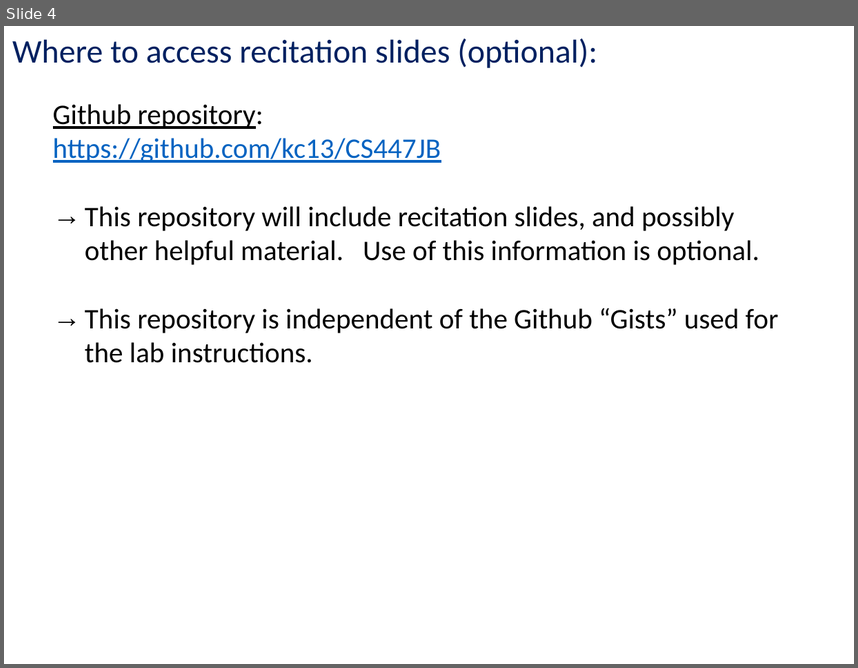
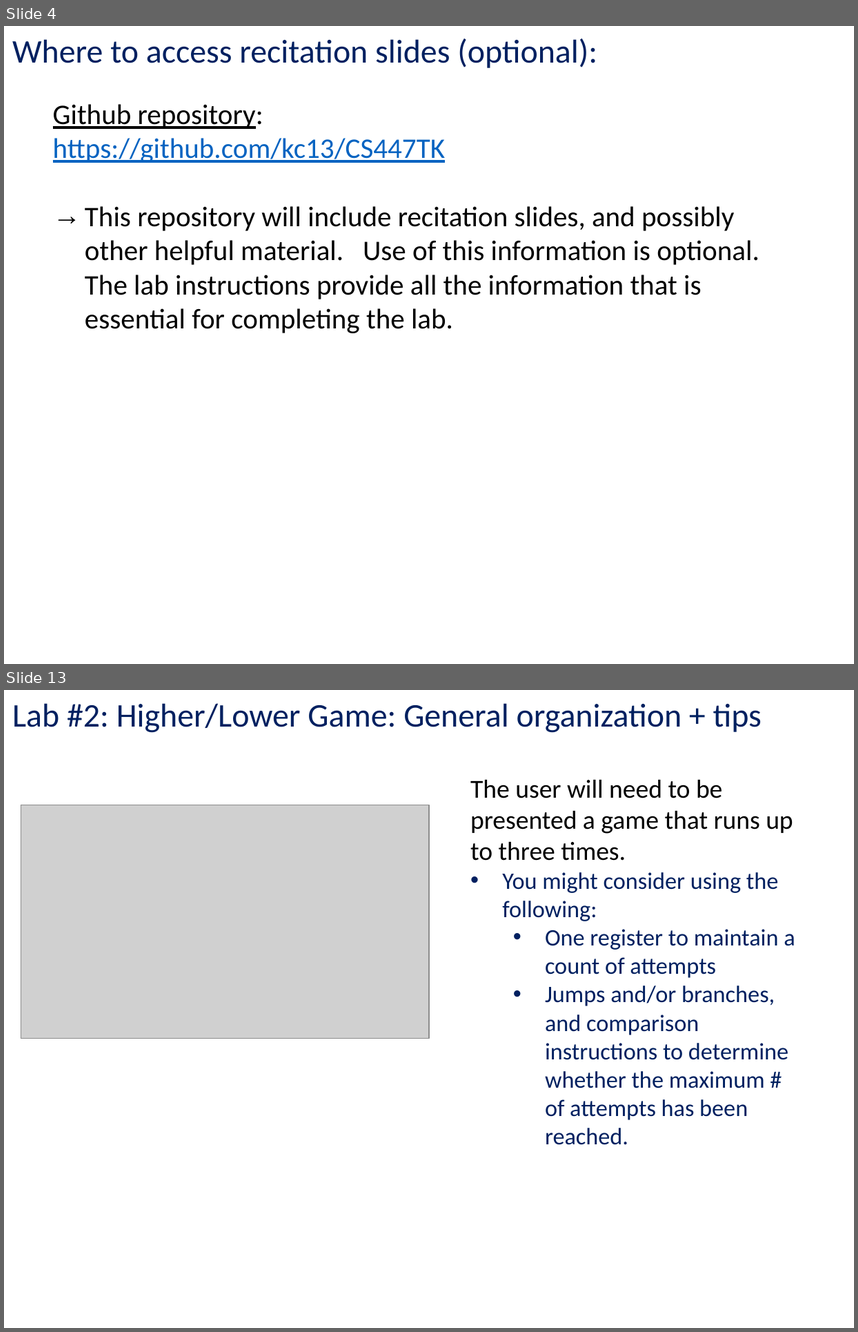
Before and after one commit to kc13/CS447TK, a slide deck: cs447tk_rec1_jan22.pptx. Shown one above the other, each under a label of ours: slide 4 before the commit, slides 4 and 13 after it; the slides between them are not shown. The pictures are 858x668 and 858x1332 pixels, drawn with LibreOffice and Linux fonts; fonts in the diff are those of the drawing; grey boxes stand for pictures. Boxes give left, top, right and bottom in pixels: in the first picture for what was removed or moved away, otherwise in the second. Text is boxed around its words. In the diff, an @@ line names an element or a change of style, - is before the commit and + after.

```diff
--- a/cs447tk_rec1_jan22.pptx
+++ b/cs447tk_rec1_jan22.pptx
@@ slide 13 added at bbox=[4, 690, 854, 1328], background #FFFFFF @@
@@ text added at bbox=[12, 703, 762, 733], 28 pt, text #002060 @@
+Lab #2: Higher/Lower Game: General organization + tips
@@ text added at bbox=[470, 780, 795, 1145], 20 pt, text #002060 @@
+The user will need to be presented a game that runs up to three times.
+• You might consider using the following:
+  • One register to maintain a count of attempts
+  • Jumps and/or branches, and comparison instructions to determine whether the maximum # of attempts has been reached.
@@ picture added at bbox=[21, 805, 429, 1038] @@
@@ slide 4 changed as well @@
@@ text at bbox=[53, 138, 760, 333]: text changed @@
-https://github.com/kc13/CS447JB
-→ This repository will include recitation slides, and possibly other helpful material. Use of this information is optional.
-→ This repository is independent of the Github “Gists” used for the lab instructions.
+https://github.com/kc13/CS447TK
+→ This repository will include recitation slides, and possibly other helpful material. Use of this information is optional. The lab instructions provide all the information that is essential for completing the lab.
```
Also in this commit, not shown: 3 other slides changed, 12 other slides added, 13 slides removed.
